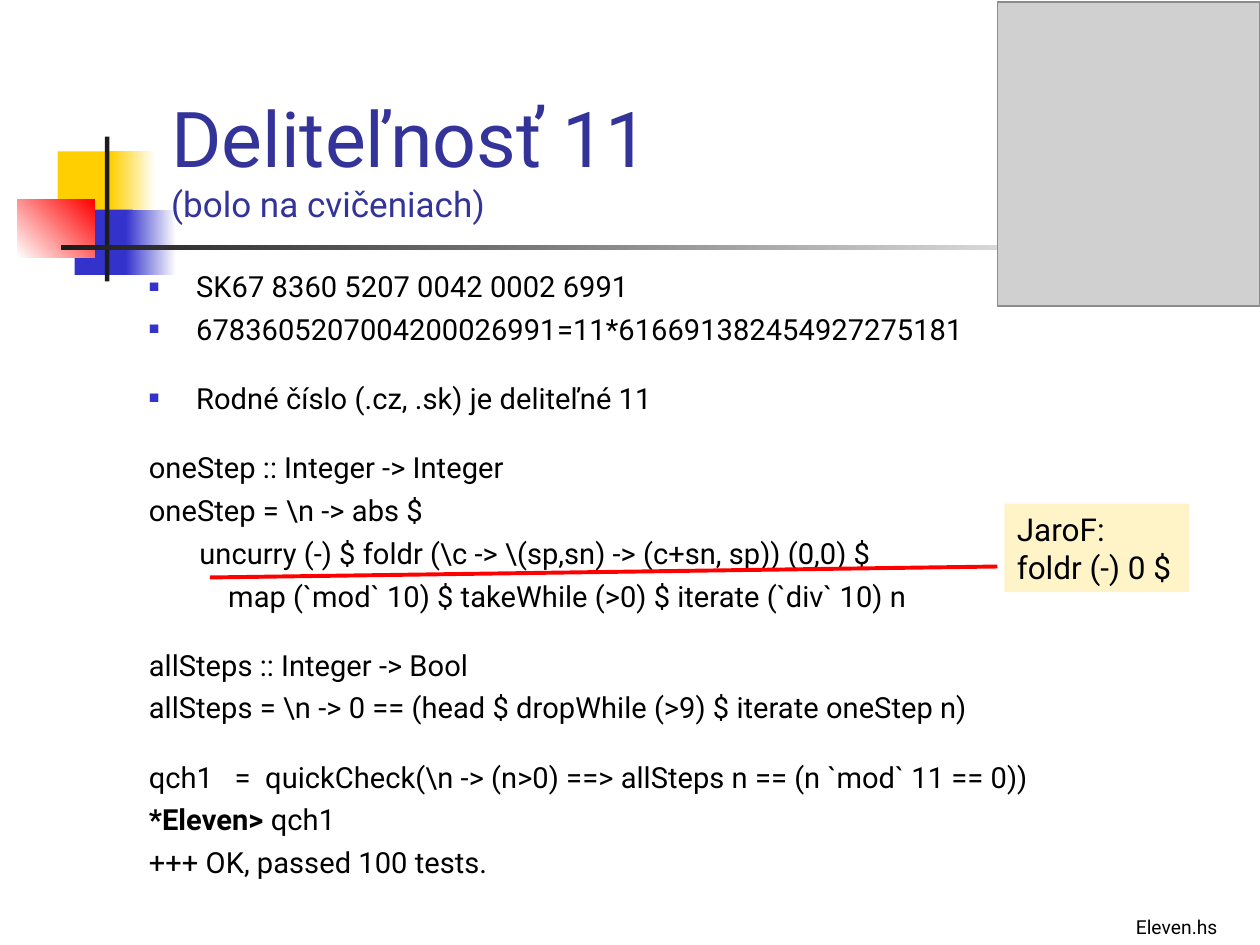
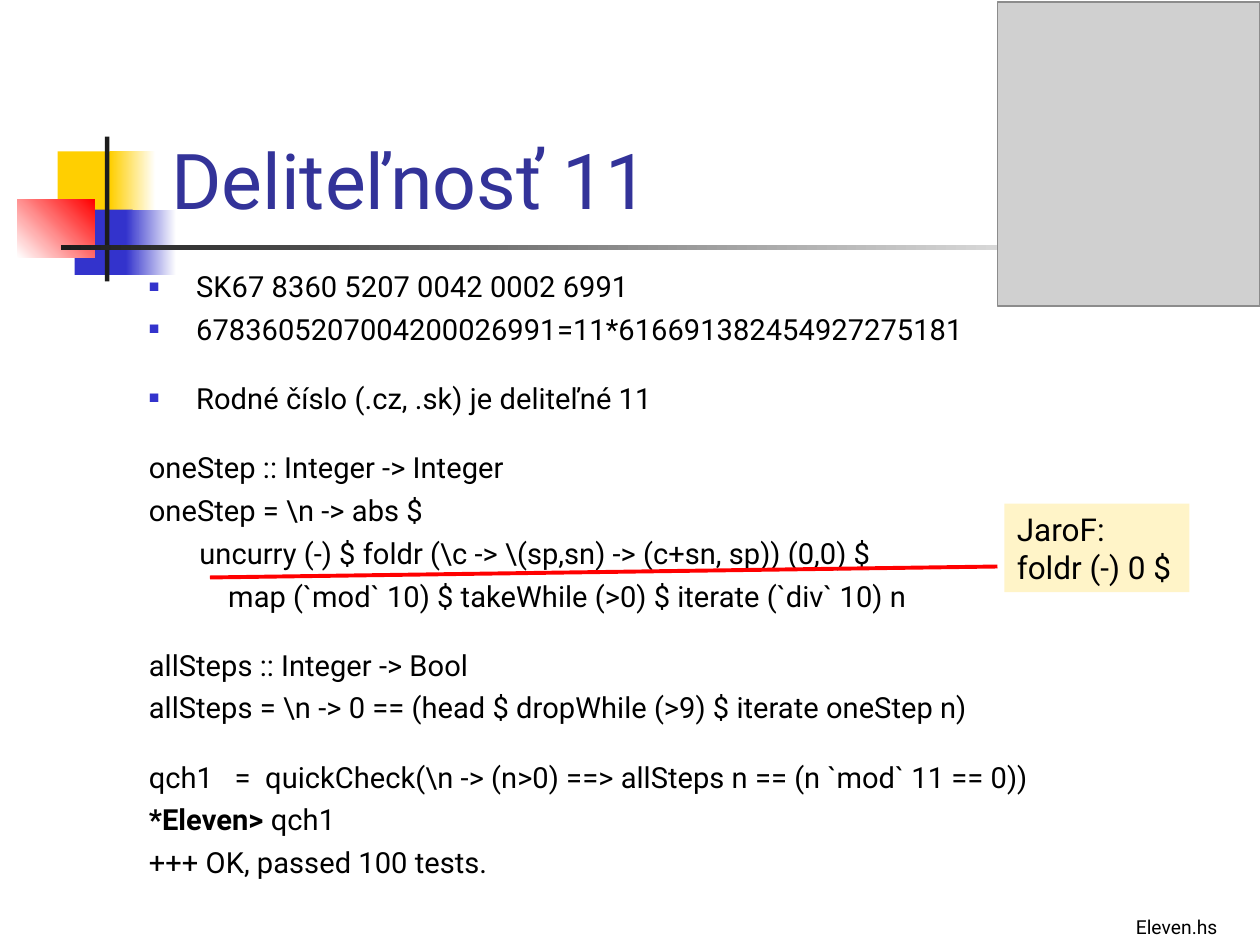
Before and after one commit to Funkcionalne/Prednasky, a slide deck: slide 20 of 02/02_fpro.ppt. Drawn at 1260x945 pixels with LibreOffice and Linux fonts; fonts in the diff are those of the drawing; grey boxes stand for pictures. Boxes give left, top, right and bottom in pixels: in the first picture for what was removed or moved away, otherwise in the second. Text is boxed around its words. In the diff, an @@ line names an element or a change of style, - is before the commit and + after.

```diff
--- a/02/02_fpro.ppt
+++ b/02/02_fpro.ppt
@@ title at [171, 146, 649, 210]: text changed; size 20 to 44 pt @@
-Deliteľnosť 11
-(bolo na cvičeniach)
+Deliteľnosť 11
```
Also in this commit, not shown: 1 other slide changed, 3 other files.
